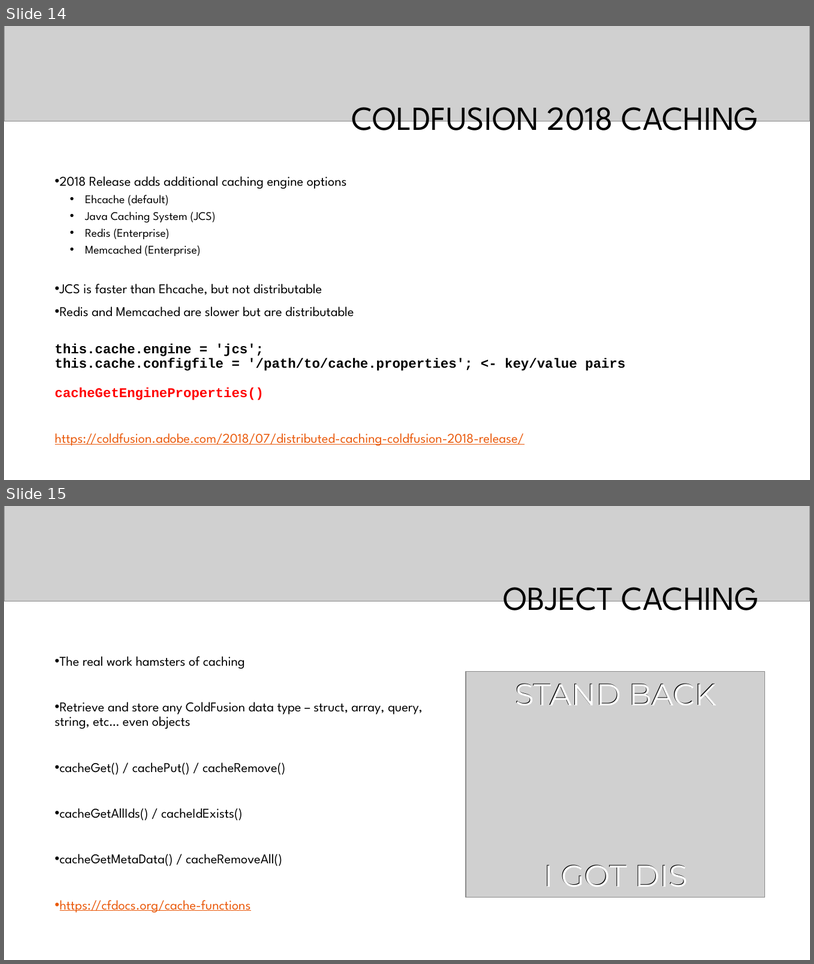
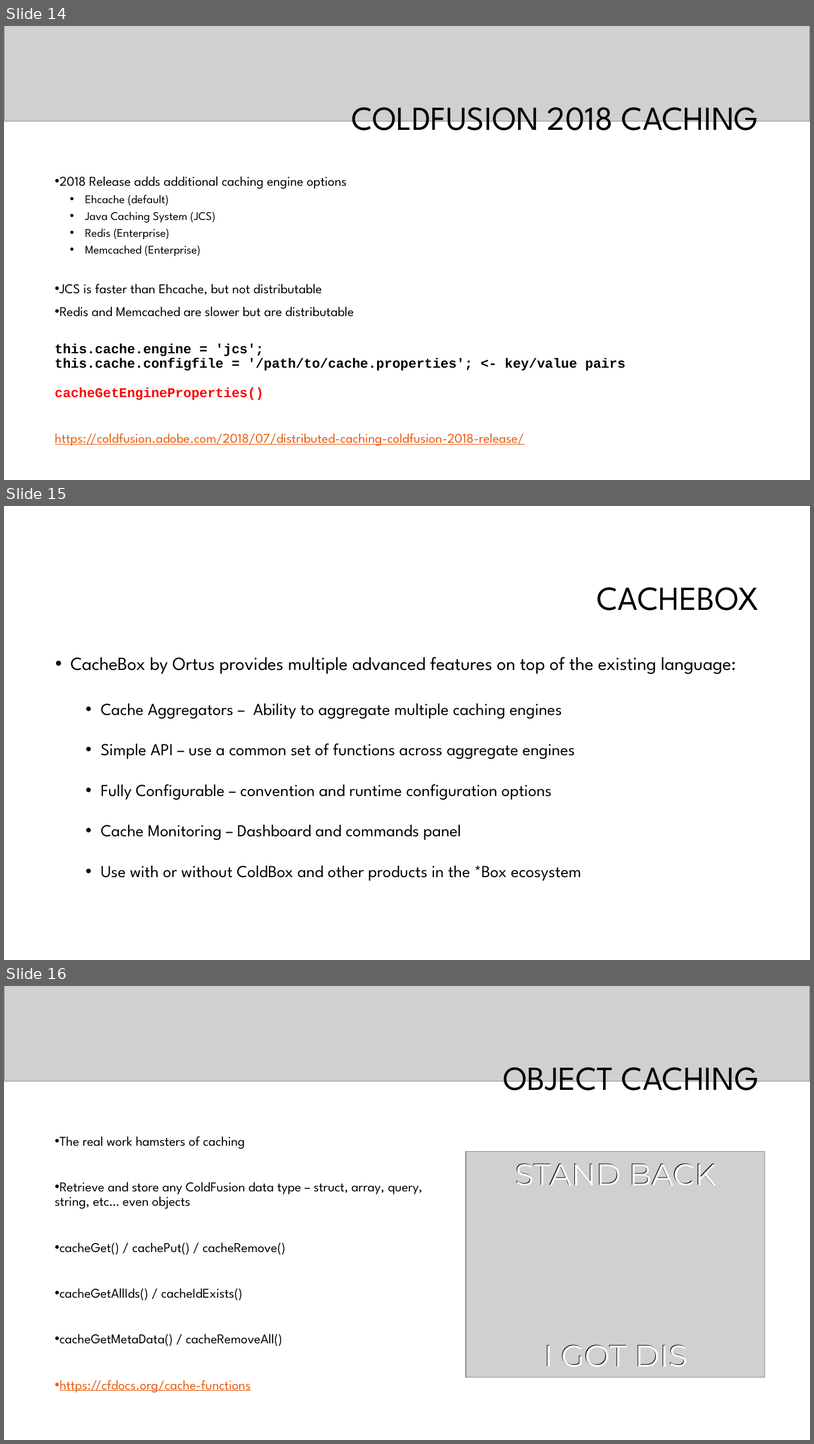
Before and after one commit to ddspringle/cfsummit19-preso-assets, a slide deck: Caching & Performance in ColdFusion - ACF Summit 2019.pptx. Shown one above the other, each under a label of ours: slides 14 and 15 before the commit, slides 14, 15 and 16 after it. The pictures are 814x964 and 814x1444 pixels, drawn with LibreOffice and Linux fonts; fonts in the diff are those of the drawing; grey boxes stand for pictures; background and template pictures are left out. Boxes give left, top, right and bottom in pixels: in the first picture for what was removed or moved away, otherwise in the second. Text is boxed around its words. In the diff, an @@ line names an element or a change of style, - is before the commit and + after.

Commit message:
Update Caching & Performance in ColdFusion - ACF Summit 2019.pptx
Additional tweaks to the slide deck before the presentation

```diff
--- a/Caching & Performance in ColdFusion - ACF Summit 2019.pptx
+++ b/Caching & Performance in ColdFusion - ACF Summit 2019.pptx
@@ slide 15 added at (4, 506, 810, 960), background #FFFFFF @@
@@ title added at (597, 587, 759, 610), 40 pt, text #000000 @@
+CACHEBOX
@@ text added at (71, 657, 736, 880), 20 pt, text #000000 @@
+• CacheBox by Ortus provides multiple advanced features on top of the existing language:
+  • Cache Aggregators – Ability to aggregate multiple caching engines
+  • Simple API – use a common set of functions across aggregate engines
+  • Fully Configurable – convention and runtime configuration options
+  • Cache Monitoring – Dashboard and commands panel
+  • Use with or without ColdBox and other products in the *Box ecosystem
@@ what was slide 15 is now slide 16 @@
```
Also in this commit, not shown: 1 slide changed.
